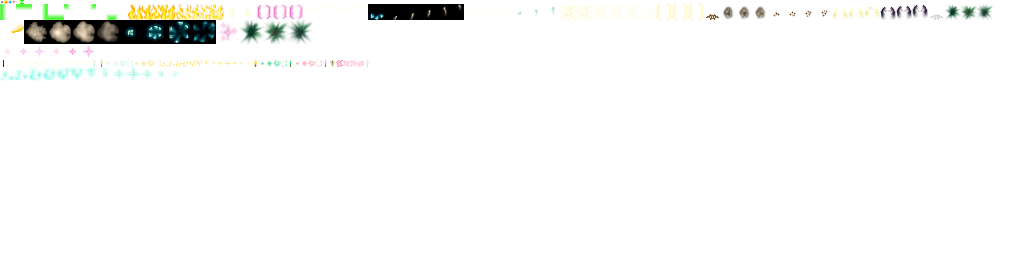
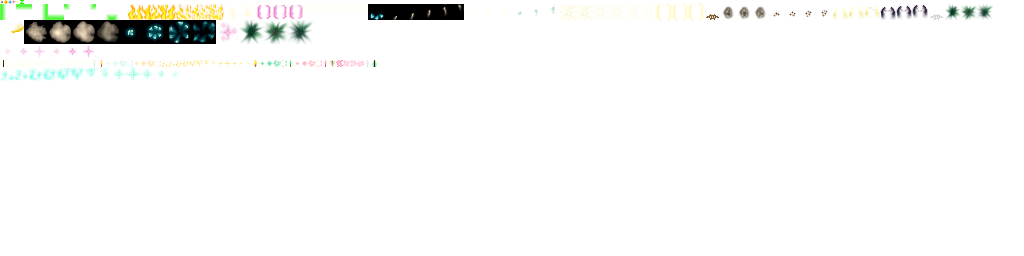
The second w=1024, h=256 image is a revision of the first. Changes to its layers:
painted on "Background" over (372, 60, 377, 67)
